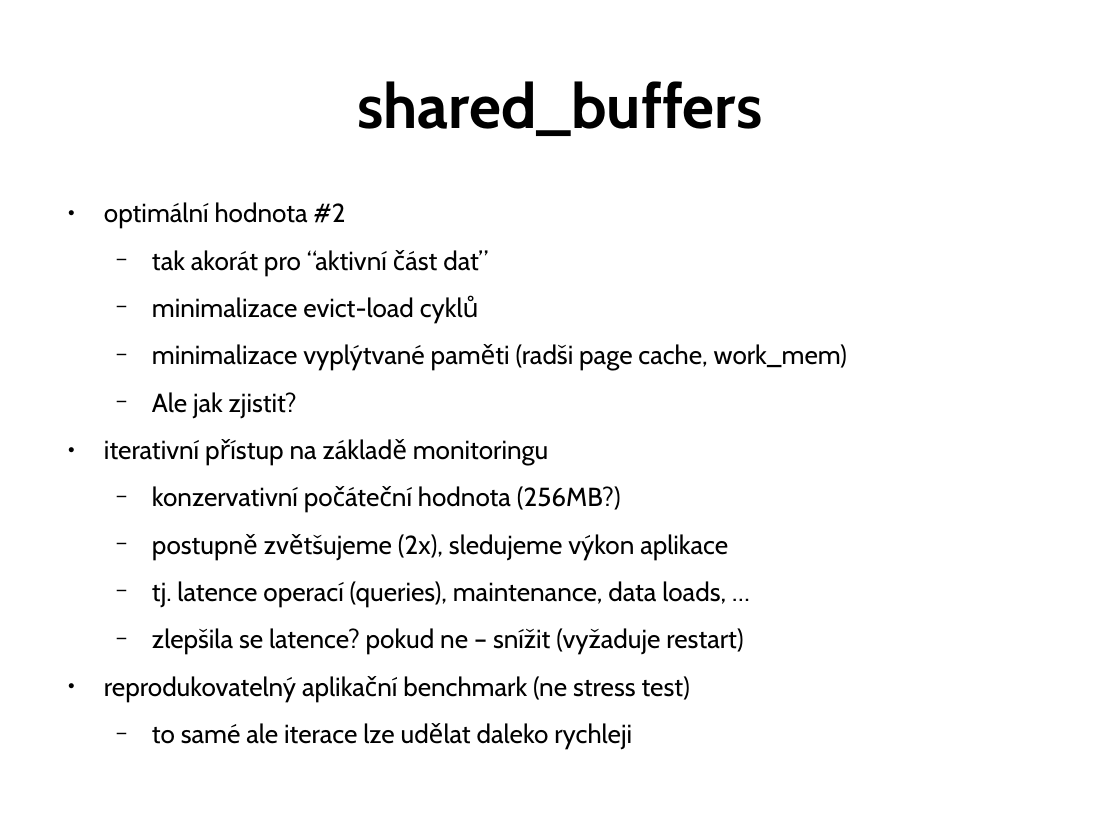
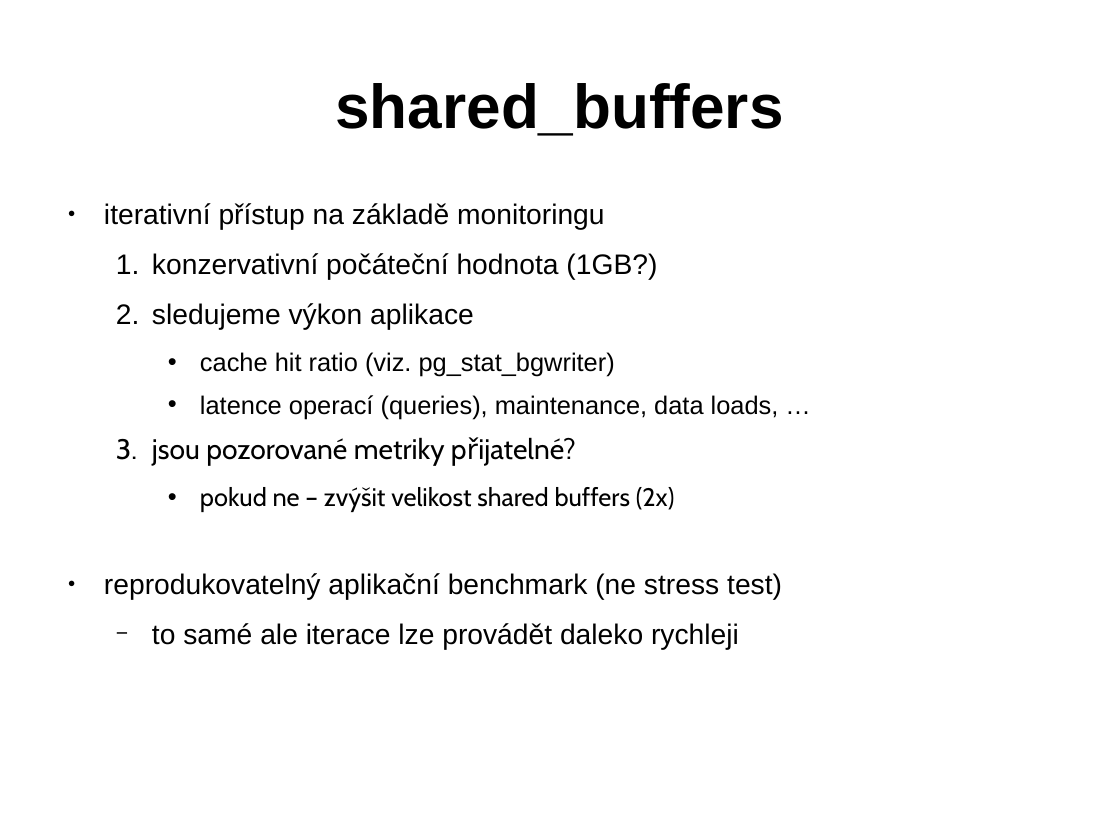
Before and after one commit to tvondra/perf_tuning_training, a slide deck: slide 9 of perf-tuning-training.odp (slide 16 before the commit). Drawn at 1120x840 pixels with LibreOffice and Linux fonts; fonts in the diff are those of the drawing. Boxes give left, top, right and bottom in pixels: in the first picture for what was removed or moved away, otherwise in the second. Text is boxed around its words. In the diff, an @@ line names an element or a change of style, - is before the commit and + after.

```diff
--- a/perf-tuning-training.odp
+++ b/perf-tuning-training.odp
@@ title "shared_buffers" at [335, 83, 783, 136]: font Cabin to Arial @@
@@ text at [104, 202, 847, 418]: paragraphs removed @@
-● optimální hodnota #2
-  − tak akorát pro “aktivní část dat”
-  − minimalizace evict-load cyklů
-  − minimalizace vyplýtvané paměti (radši page cache, work_mem)
-  − Ale jak zjistit?
@@ text at [104, 203, 782, 600]: size 18.5 to 20 pt, font Cabin to Arial in "iterativní přístup na základě monitoringu", "reprodukovatelný aplikační benchmark (ne stress test)" @@
@@ text at [152, 253, 779, 512]: text changed; size 18.5 to 18 pt; font Cabin to Arial @@
-  − konzervativní počáteční hodnota (256MB?)
-  − postupně zvětšujeme (2x), sledujeme výkon aplikace
-  − tj. latence operací (queries), maintenance, data loads, …
-  − zlepšila se latence? pokud ne – snížit (vyžaduje restart)
+  1. konzervativní počáteční hodnota (1GB?)
+  2. sledujeme výkon aplikace
+    • cache hit ratio (viz. pg_stat_bgwriter)
+    • latence operací (queries), maintenance, data loads, …
+  3. jsou pozorované metriky přijatelné?
+    • pokud ne – zvýšit velikost shared buffers (2x)
@@ text at [152, 623, 739, 650]: text changed; size 18.5 to 20 pt; font Cabin to Arial @@
-  − to samé ale iterace lze udělat daleko rychleji
+  − to samé ale iterace lze provádět daleko rychleji
```
Also in this commit, not shown: 45 other slides changed, 11 slides added, 15 slides removed.
